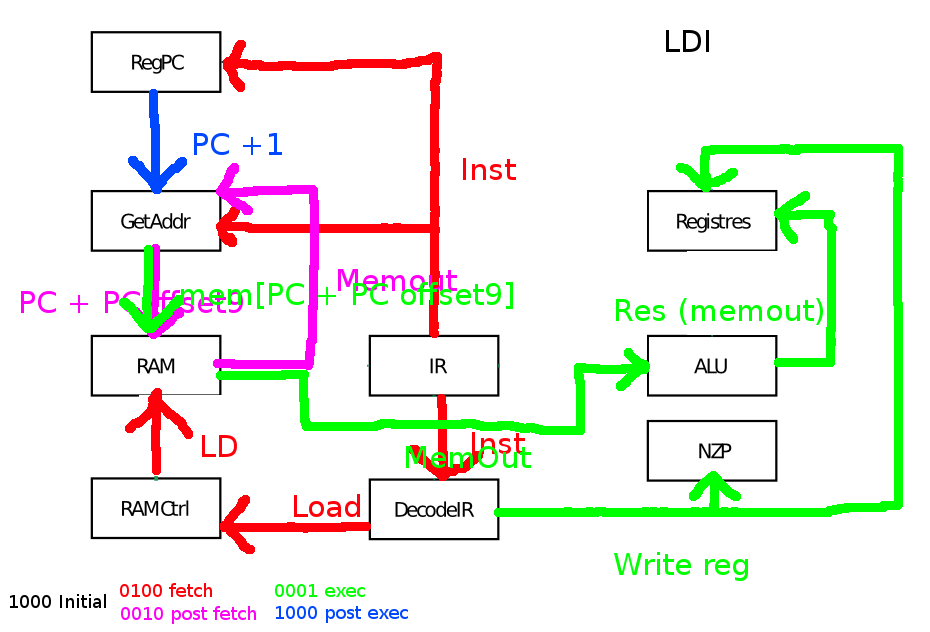
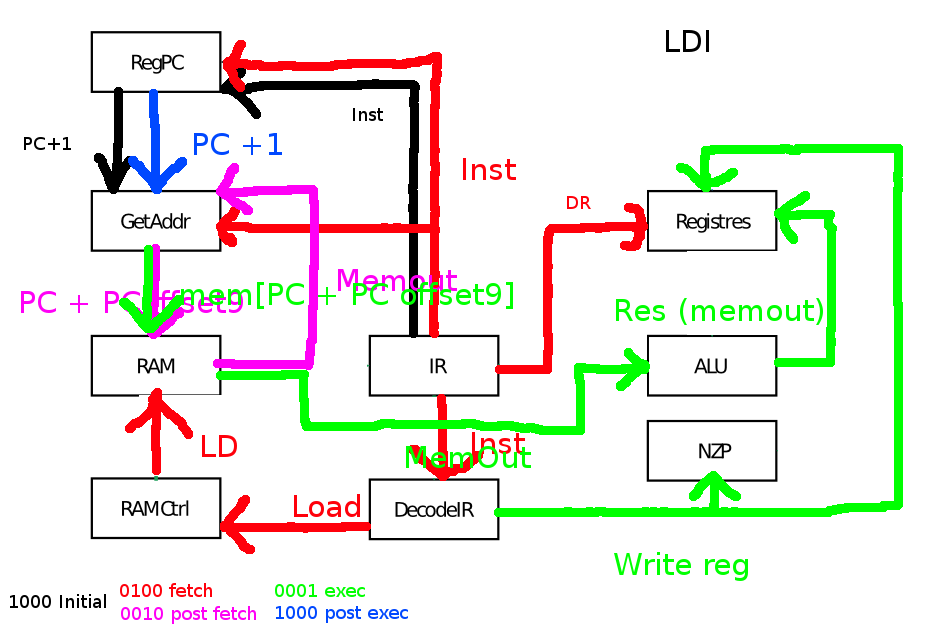
Layers edited between the first and the second 930 x 632 image:
added layer "DR" in group "FETCH" over [567, 196, 591, 209]
painted on "Fetch" over [495, 203, 648, 374]
added layer "PC+1" in group "INITIAL" over [24, 137, 71, 150]
added layer "Inst #2" in group "INITIAL" over [353, 108, 383, 121]
added layer "Calque" in group "INITIAL" over [94, 68, 420, 338]
